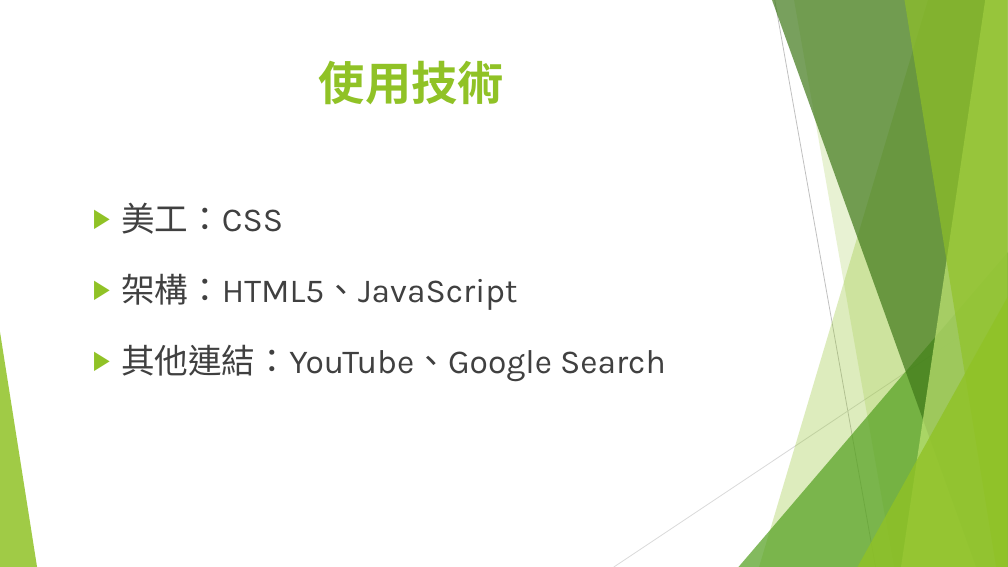
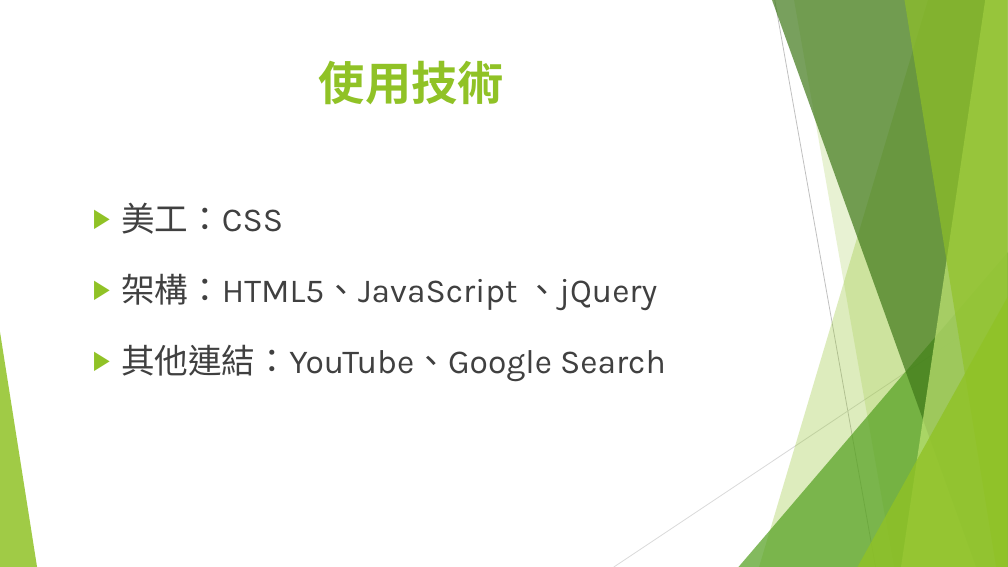
Before and after one commit to happy1103/SecretCloset, a slide deck: slide 11 of Webprograming/document/00457004+00457013.pptx. Drawn at 1008x567 pixels with LibreOffice and Linux fonts; fonts in the diff are those of the drawing. Boxes give left, top, right and bottom in pixels: in the first picture for what was removed or moved away, otherwise in the second. Text is boxed around its words. In the diff, an @@ line names an element or a change of style, - is before the commit and + after.

```diff
--- a/Webprograming/document/00457004+00457013.pptx
+++ b/Webprograming/document/00457004+00457013.pptx
@@ text at <box>121,273,657,311</box>: text changed @@
-▶ 架構：HTML5、JavaScript
+▶ 架構：HTML5、JavaScript 、jQuery
```
Also in this commit, not shown: 8 other slides changed, 2 slides added.
